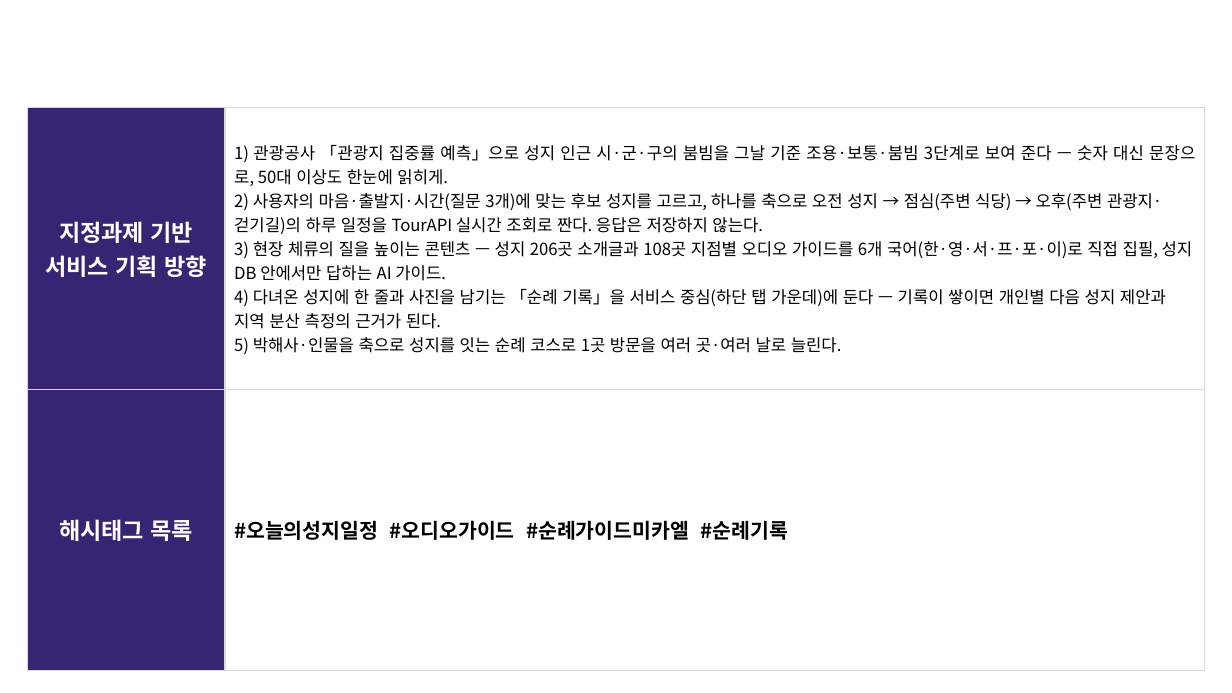
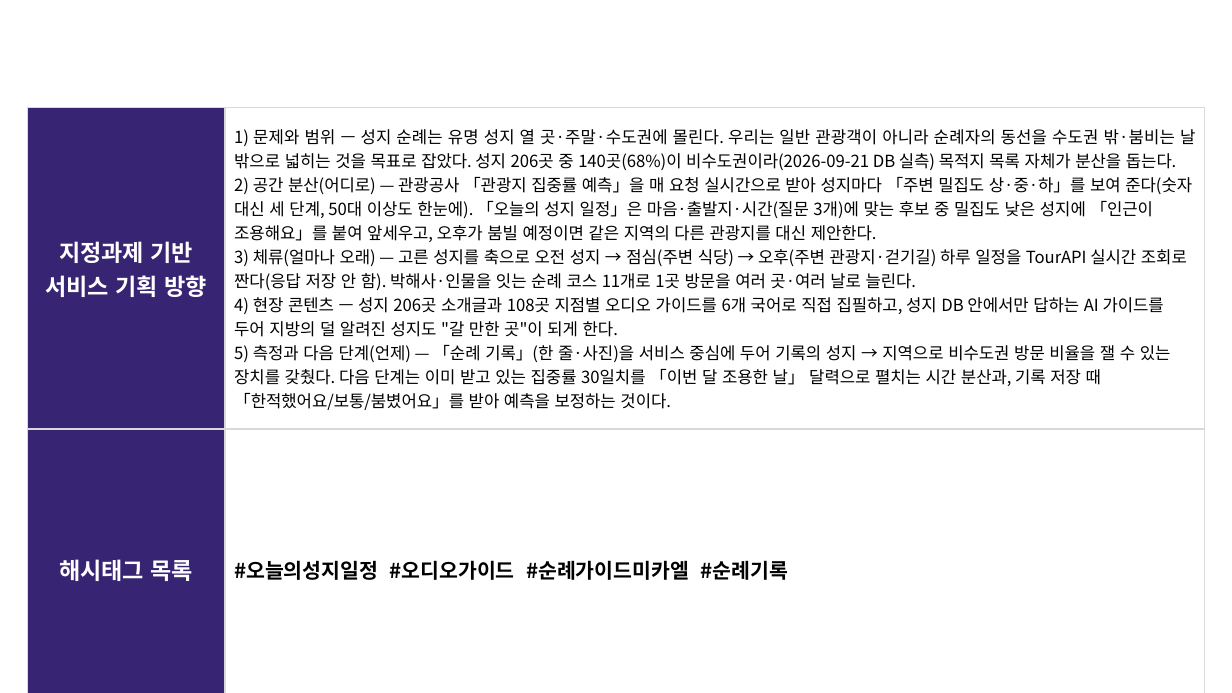
Before and after one commit to linkcontent7-huisun/visitholykorea, a slide deck: slide 3 of docs/10-product/공모전/원본-공모전제출/기능설명서_2026-09-21.pptx. Drawn at 1232x693 pixels with LibreOffice and Linux fonts; fonts in the diff are those of the drawing; background and template pictures are left out. Boxes give left, top, right and bottom in pixels: in the first picture for what was removed or moved away, otherwise in the second. Text is boxed around its words. In the diff, an @@ line names an element or a change of style, - is before the commit and + after.

```diff
--- a/docs/10-product/공모전/원본-공모전제출/기능설명서_2026-09-21.pptx
+++ b/docs/10-product/공모전/원본-공모전제출/기능설명서_2026-09-21.pptx
@@ table at bbox=[28, 108, 1205, 671] @@
@@ row 1, column 2: "1) 관광공사 「관광지 집중률 예측」으로 성지 인근 시·군·구의 붐빔을 그날 기준 조용·보통·붐빔 3단계로 보여 준다 — 숫자 대신 문장으로, 50대 이상도 한눈에 읽히게. / 2) 사용자의 마음·출발지·시간(질문 3개)에 맞는 후보 성지를 고르고, 하나를 축으로 오전 성지 → 점심(주변 식당) → 오후(주변 관광지·걷기길)의 하루 일정을 TourAPI 실시간 조회로 짠다. 응답은 저장하지 않는다. / 3) 현장 체류의 질을 높이는 콘텐츠 — 성지 206곳 소개글과 108곳 지점별 오디오 가이드를 6개 국어(한·영·서·프·포·이)로 직접 집필, 성지 DB 안에서만 답하는 AI 가이드. / 4) 다녀온 성지에 한 줄과 사진을 남기는 「순례 기록」을 서비스 중심(하단 탭 가운데)에 둔다 — 기록이 쌓이면 개인별 다음 성지 제안과 지역 분산 측정의 근거가 된다. / 5) 박해사·인물을 축으로 성지를 잇는 순례 코스로 1곳 방문을 여러 곳·여러 날로 늘린다." to "1) 문제와 범위 — 성지 순례는 유명 성지 열 곳·주말·수도권에 몰린다. 우리는 일반 관광객이 아니라 순례자의 동선을 수도권 밖·붐비는 날 밖으로 넓히는 것을 목표로 잡았다. 성지 206곳 중 140곳(68%)이 비수도권이라(2026-09-21 DB 실측) 목적지 목록 자체가 분산을 돕는다. / 2) 공간 분산(어디로) — 관광공사 「관광지 집중률 예측」을 매 요청 실시간으로 받아 성지마다 「주변 밀집도 상·중·하」를 보여 준다(숫자 대신 세 단계, 50대 이상도 한눈에). 「오늘의 성지 일정」은 마음·출발지·시간(질문 3개)에 맞는 후보 중 밀집도 낮은 성지에 「인근이 조용해요」를 붙여 앞세우고, 오후가 붐빌 예정이면 같은 지역의 다른 관광지를 대신 제안한다. / 3) 체류(얼마나 오래) — 고른 성지를 축으로 오전 성지 → 점심(주변 식당) → 오후(주변 관광지·걷기길) 하루 일정을 TourAPI 실시간 조회로 짠다(응답 저장 안 함). 박해사·인물을 잇는 순례 코스 11개로 1곳 방문을 여러 곳·여러 날로 늘린다. / 4) 현장 콘텐츠 — 성지 206곳 소개글과 108곳 지점별 오디오 가이드를 6개 국어로 직접 집필하고, 성지 DB 안에서만 답하는 AI 가이드를 두어 지방의 덜 알려진 성지도 "갈 만한 곳"이 되게 한다. / 5) 측정과 다음 단계(언제) — 「순례 기록」(한 줄·사진)을 서비스 중심에 두어 기록의 성지 → 지역으로 비수도권 방문 비율을 잴 수 있는 장치를 갖췄다. 다음 단계는 이미 받고 있는 집중률 30일치를 「이번 달 조용한 날」 달력으로 펼치는 시간 분산과, 기록 저장 때 「한적했어요/보통/붐볐어요」를 받아 예측을 보정하는 것이다." @@
```
Also in this commit, not shown: 10 other slides changed, 3 other files.
